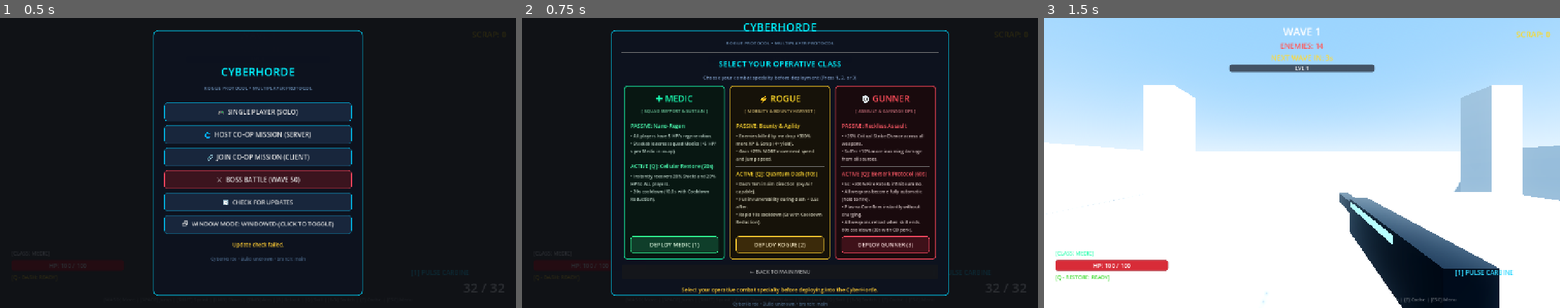
Above: before the commit, frames 1-3 (left to right).
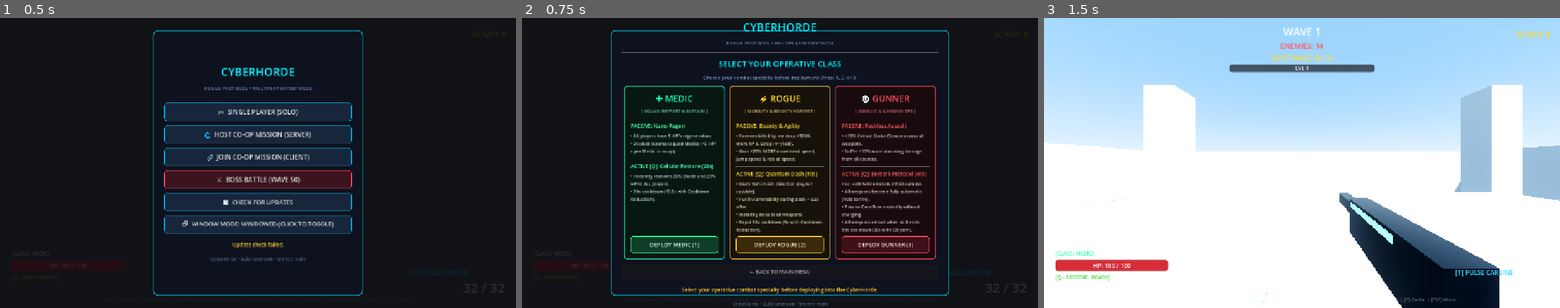
Above: after the commit, the same moments.

Repository: YuriSekaii/CyberHorde-FPS-Roguelike
Game: Godot game, scene res://scenes/main.tscn
The game is run twice, just before and just after one commit, with the same random seed, the same clock (stepped at 60 frames per second) and the same inputs.
Inputs:
- Up to frame 1 (0.5 s): no input
- Up to frame 2 (0.75 s): click "🎮 SINGLE PLAYER (SOLO)" at 0.5 s
- Up to frame 3 (1.5 s): click "DEPLOY MEDIC (1)" at 1.25 s

Frame 1 is identical in both runs. In frame 2, 0.4% of the frame differs, in the area x 41-59%, y 46-75%; in frame 3, nothing differs.

Commit message:
Buff Rogue: +25% MORE reload speed passive and instant full reload of all weapons on Quantum Dash

Diff:
--- a/scenes/ui/lobby_menu.tscn
+++ b/scenes/ui/lobby_menu.tscn
@@ -772,7 +772,7 @@
 theme_override_colors/font_color = Color(0.95, 0.95, 0.85, 0.85)
 theme_override_font_sizes/font_size = 11
 text = "• Enemies killed by me drop +300% more XP & Scrap (4× yield).
-• Gain +25% MORE movement speed and jump speed."
+• Gain +25% MORE movement speed, jump speed & reload speed."
 autowrap_mode = 2
 
 [node name="Sep2" type="HSeparator" parent="Panel/VBoxContainer/ClassSelectContainer/CardsHBox/RogueCard/Margin/VBox"]
@@ -791,6 +791,7 @@
 theme_override_font_sizes/font_size = 11
 text = "• Dash 15m in aim direction (sky/air capable).
 • Full invulnerability during dash + 0.5s after.
+• Instantly reloads all weapons.
 • Rapid 10s cooldown (5s with Cooldown Reduction)."
 autowrap_mode = 2
 
--- a/scripts/player/player.gd
+++ b/scripts/player/player.gd
@@ -48,7 +48,11 @@
 var jump_buffer_timer: float = 0.0
 
 # Class & Skill Specializations (Medic, Rogue, Gunner)
-var player_class: String = "medic"
+var player_class: String = "medic":
+	set(v):
+		player_class = v
+		if is_inside_tree() and not weapons.is_empty():
+			_update_stats()
 const MEDIC_COOLDOWN: float = 20.0
 const ROGUE_COOLDOWN: float = 10.0
 const GUNNER_COOLDOWN: float = 60.0
@@ -303,6 +307,7 @@
 		current_shield = GameManager.current_shield
 	current_shield = minf(current_shield, GameManager.shield_max)
 
+	var rogue_reload_mult: float = 1.25 if player_class == "rogue" else 1.0
 	for w in weapons:
 		var new_max = int(round(w.base_max_ammo * GameManager.magazine_mult))
 		if new_max > w.max_ammo:
@@ -312,7 +317,7 @@
 		else:
 			w.max_ammo = new_max
 			w.current_ammo = mini(w.current_ammo, w.max_ammo)
-		w.reload_time = w.base_reload_time / GameManager.reload_speed_mult
+		w.reload_time = w.base_reload_time / (GameManager.reload_speed_mult * rogue_reload_mult)
 
 	if drone_companion:
 		drone_companion.visible = false
@@ -689,7 +694,8 @@
 	if is_charging:
 		_cancel_charge()
 	is_reloading = true
-	reload_timer = w.reload_time
+	var rogue_reload_mult: float = 1.25 if player_class == "rogue" else 1.0
+	reload_timer = w.base_reload_time / (GameManager.reload_speed_mult * rogue_reload_mult)
 	SoundManager.play("reload", 0.05)
 	ammo_changed.emit(w.current_ammo, w.max_ammo, true)
 
@@ -1091,6 +1097,25 @@
 	var cd = DASH_COOLDOWN * GameManager.get_skill_cooldown_mult()
 	skill_cooldown_timer = cd
 
+	# Rogue Active: Instantly reload all weapons (and companion drones)
+	if is_reloading:
+		is_reloading = false
+		reload_timer = 0.0
+	if is_charging:
+		_cancel_charge()
+	for w in weapons:
+		w.current_ammo = w.max_ammo
+	for d in active_drones:
+		if is_instance_valid(d):
+			if d.assigned_weapon_idx >= 0 and d.assigned_weapon_idx < weapons.size():
+				d.current_ammo = weapons[d.assigned_weapon_idx].max_ammo
+			d.is_reloading = false
+			d.reload_timer = 0.0
+	if active_weapon_idx < weapons.size():
+		var cur_w = weapons[active_weapon_idx]
+		ammo_changed.emit(cur_w.current_ammo, cur_w.max_ammo, false)
+		_update_plasma_core_visual()
+
 	# Look direction: aim vector in 3D (allows dashing into sky, ground, or air)
 	var dir = -camera.global_transform.basis.z.normalized()
 	if dir.length_squared() < 0.001:
Not shown, changed: README.md
